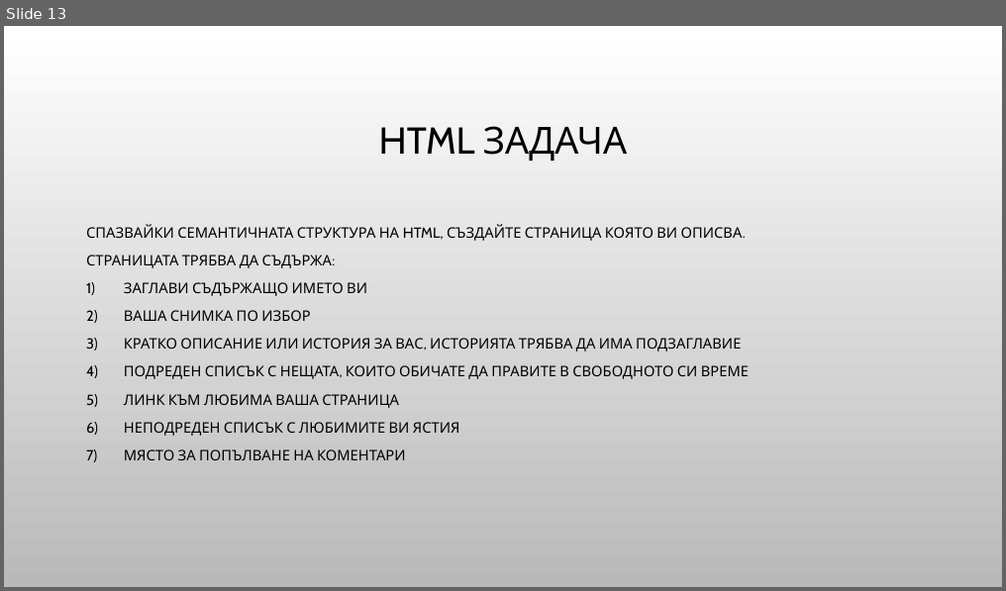
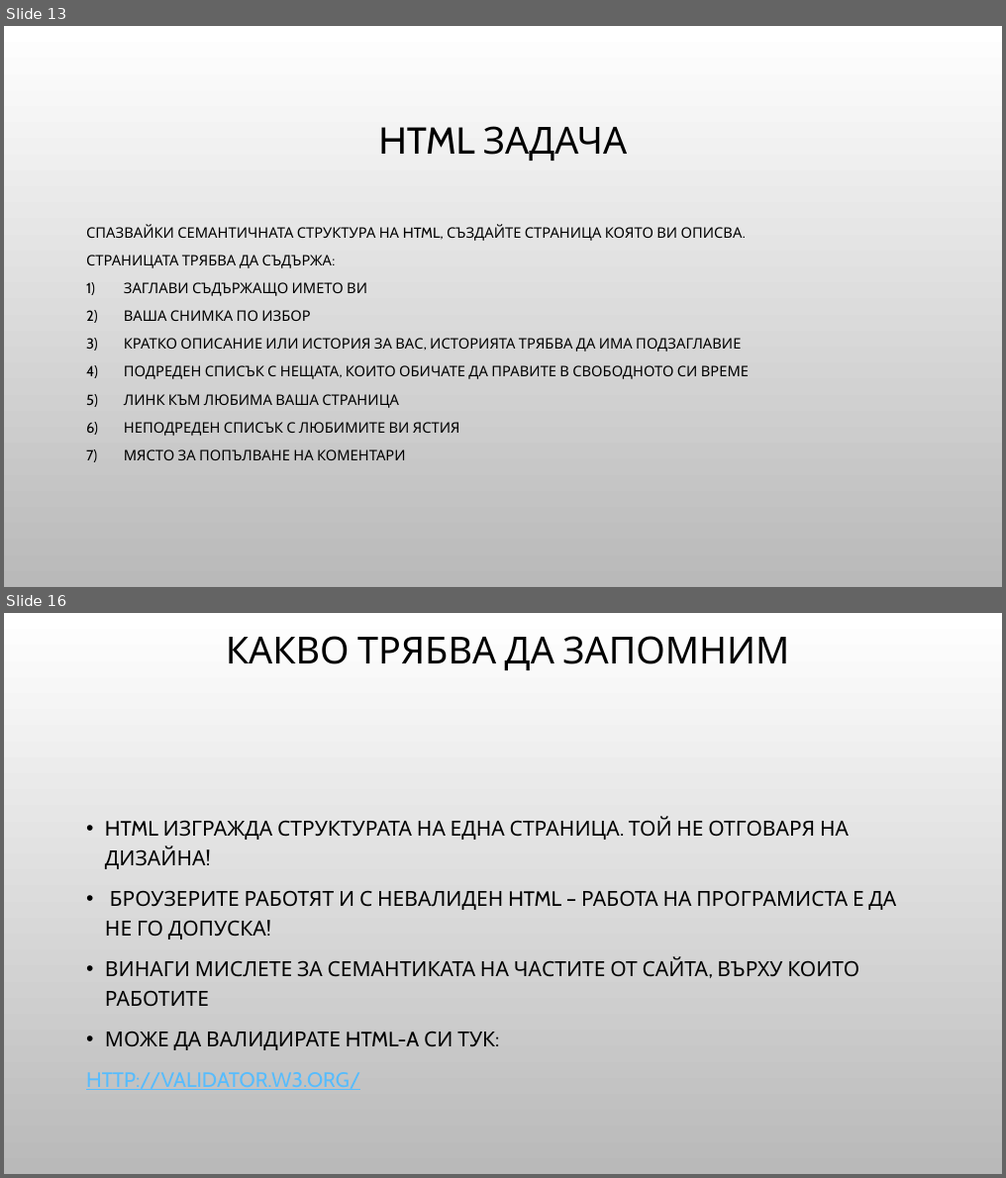
Before and after one commit to Bilyukov/php-mysql-course, a slide deck: 02.html-basics.pptx. Shown one above the other, each under a label of ours: slide 13 before the commit, slides 13 and 16 after it; the slides between them are not shown. The pictures are 1006x591 and 1006x1178 pixels, drawn with LibreOffice and Linux fonts; fonts in the diff are those of the drawing; background and template pictures are left out. Boxes give left, top, right and bottom in pixels: in the first picture for what was removed or moved away, otherwise in the second. Text is boxed around its words. In the diff, an @@ line names an element or a change of style, - is before the commit and + after.

Commit message:
Finalized HTML Basics Presentation and Examples

```diff
--- a/02.html-basics.pptx
+++ b/02.html-basics.pptx
@@ slide 16 added at (x1=4, y1=613, x2=1002, y2=1174), background picture (left out) @@
@@ title added at (x1=226, y1=636, x2=789, y2=670), 36 pt, text #000000 @@
+КАКВО ТРЯБВА ДА ЗАПОМНИМ
@@ text added at (x1=86, y1=816, x2=896, y2=1090), 20 pt, text #000000 @@
+• HTML ИЗГРАЖДА СТРУКТУРАТА НА ЕДНА СТРАНИЦА. ТОЙ НЕ ОТГОВАРЯ НА ДИЗАЙНА!
+• БРОУЗЕРИТЕ РАБОТЯТ И С НЕВАЛИДЕН HTML – РАБОТА НА ПРОГРАМИСТА Е ДА НЕ ГО ДОПУСКА!
+• ВИНАГИ МИСЛЕТЕ ЗА СЕМАНТИКАТА НА ЧАСТИТЕ ОТ САЙТА, ВЪРХУ КОИТО РАБОТИТЕ
+• МОЖЕ ДА ВАЛИДИРАТЕ HTML-A СИ ТУК:
+HTTP://VALIDATOR.W3.ORG/
```
Also in this commit, not shown: 1 slide changed, 1 other slide added, 6 other files.
